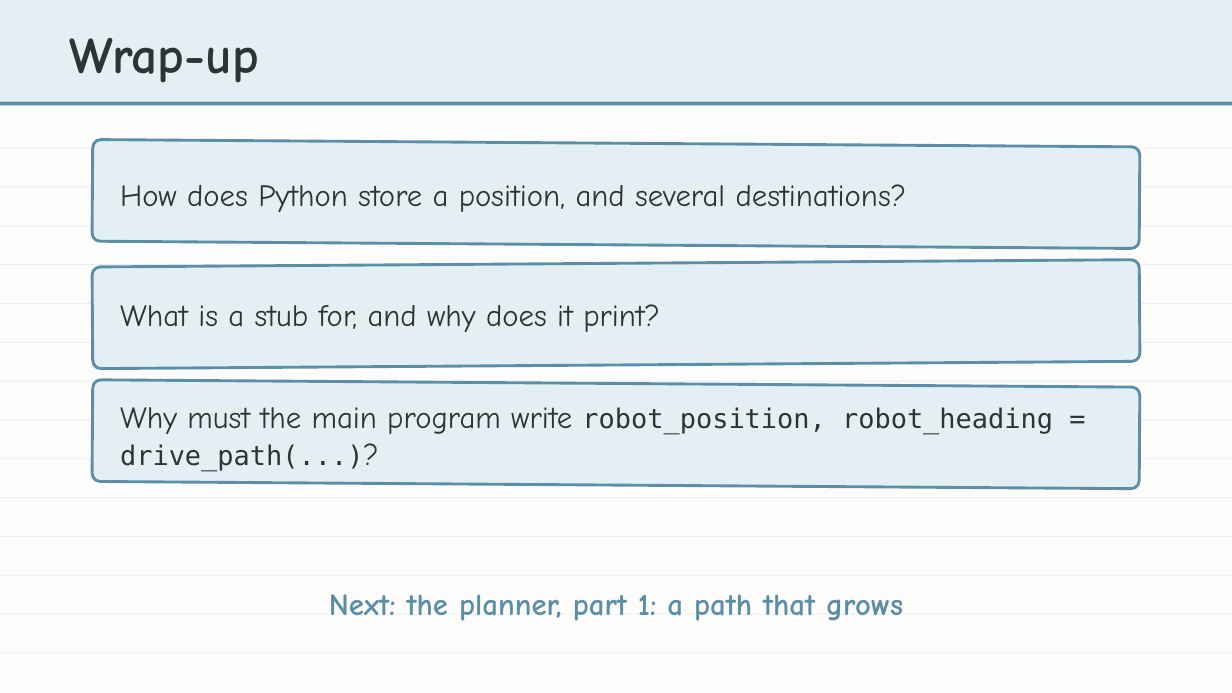
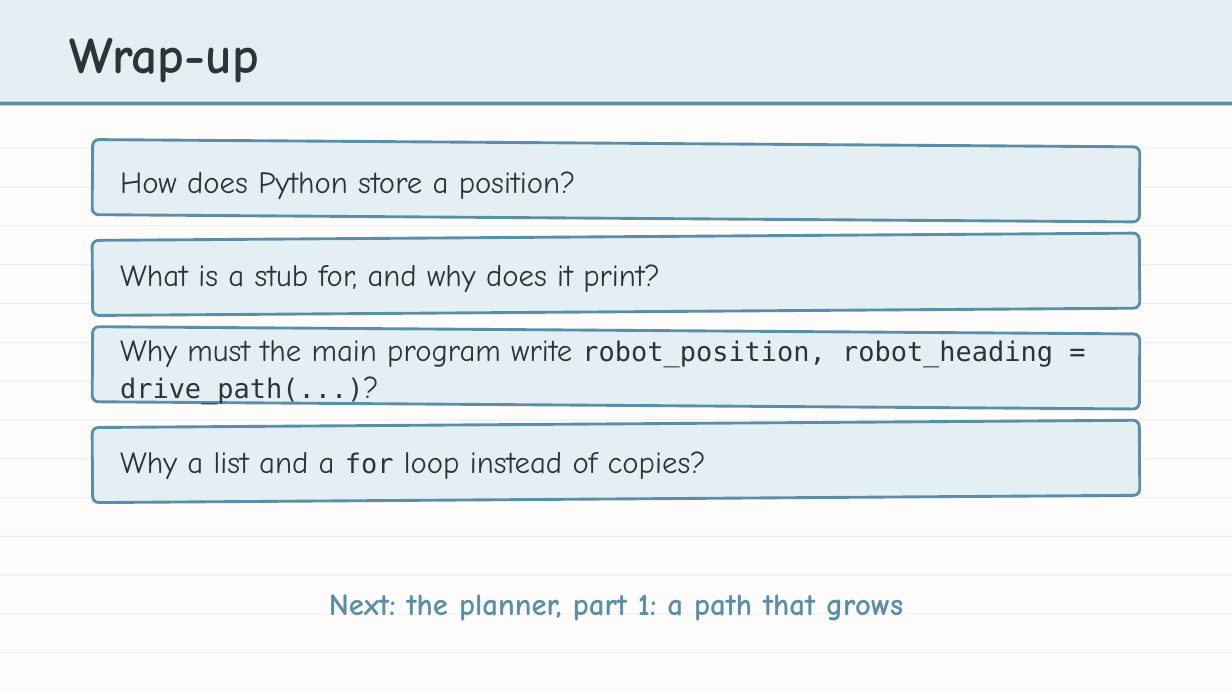
Before and after one commit to bradamiller/LearningPython, a slide deck: slide 31 of static/slides/module-04-manhattan/module-4-lesson-01-the-main-program.pptx (slide 21 before the commit). Drawn at 1232x693 pixels with LibreOffice and Linux fonts; fonts in the diff are those of the drawing. Boxes give left, top, right and bottom in pixels: in the first picture for what was removed or moved away, otherwise in the second. Text is boxed around its words. In the diff, an @@ line names an element or a change of style, - is before the commit and + after.

```diff
--- a/static/slides/module-04-manhattan/module-4-lesson-01-the-main-program.pptx
+++ b/static/slides/module-04-manhattan/module-4-lesson-01-the-main-program.pptx
@@ rounded rectangle: place and size @@
-rounded rectangle at <box>92,140,1140,249</box>
+rounded rectangle at <box>92,140,1140,222</box>
@@ text at <box>120,171,576,199</box>: text changed @@
-How does Python store a position, and several destinations?
+How does Python store a position?
@@ rounded rectangle: place and size @@
-rounded rectangle at <box>92,260,1140,369</box>
+rounded rectangle at <box>92,233,1140,315</box>
@@ text "What is a stub for, ...": place and size @@
-text "What is a stub for, ..." at <box>120,304,660,332</box>
+text "What is a stub for, ..." at <box>120,264,660,292</box>
@@ rounded rectangle: place and size @@
-rounded rectangle at <box>92,380,1140,489</box>
+rounded rectangle at <box>92,327,1140,409</box>
@@ text "Why must the main program ...": place and size @@
-text "Why must the main program ..." at <box>120,407,1053,470</box>
+text "Why must the main program ..." at <box>120,340,1053,404</box>
@@ rounded rectangle added at <box>92,421,1140,503</box>, fill #E4EFF4, outline #5B8FA8 2.25 pt @@
@@ text added at <box>120,451,706,479</box>, 24 pt, text #2D3436 @@
+Why a list and a for loop instead of copies?
```
Also in this commit, not shown: 16 other slides changed, 10 slides added, 5 other files.
